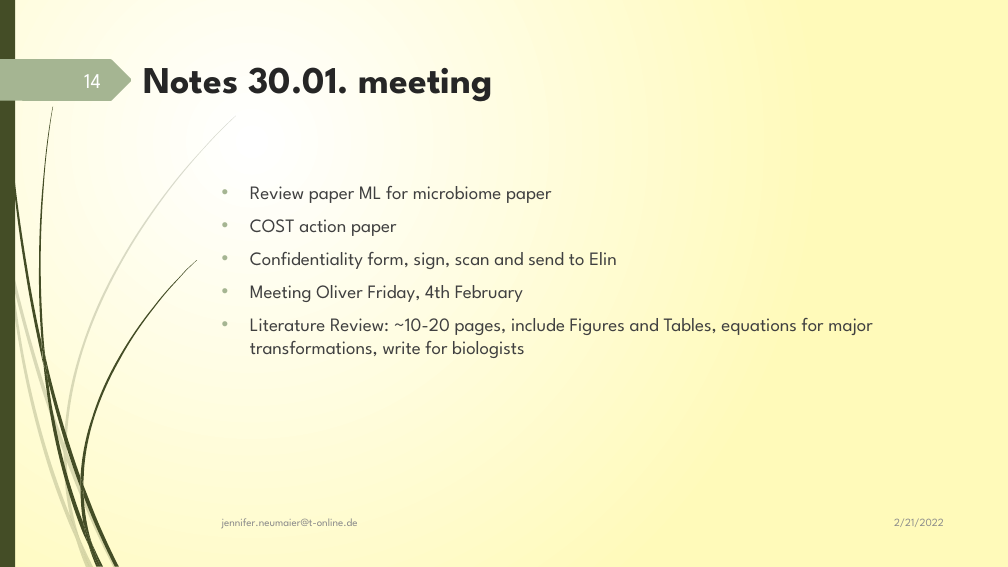
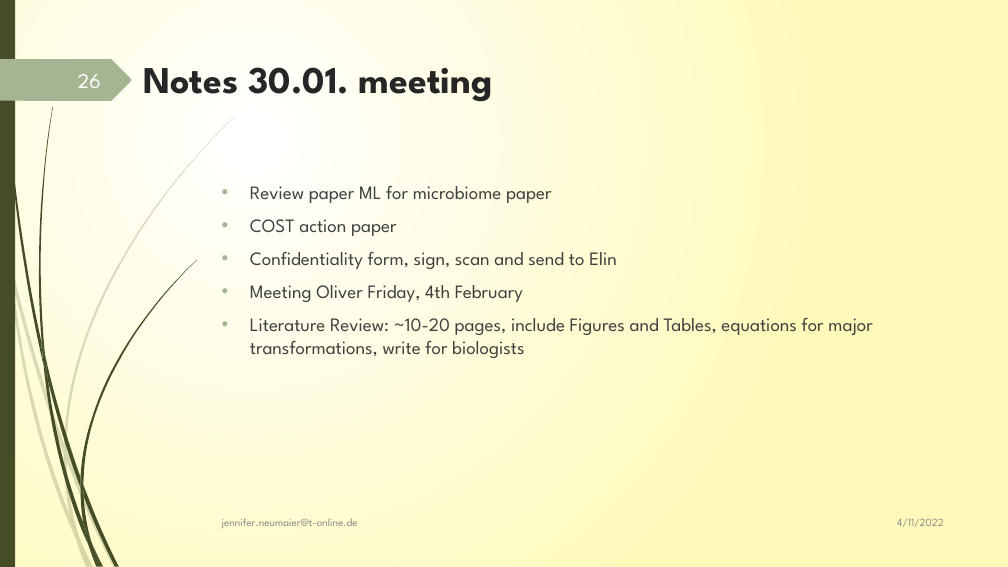
Before and after one commit to JenniferNeumaier/ml_coda, a slide deck: slide 26 of doc/Project_structure_notes.pptx (slide 14 before the commit). Drawn at 1008x567 pixels with LibreOffice and Linux fonts; fonts in the diff are those of the drawing. Boxes give left, top, right and bottom in pixels: in the first picture for what was removed or moved away, otherwise in the second. Text is boxed around its words. In the diff, an @@ line names an element or a change of style, - is before the commit and + after.

```diff
--- a/doc/Project_structure_notes.pptx
+++ b/doc/Project_structure_notes.pptx
@@ page number at (x1=78, y1=74, x2=101, y2=88): text changed @@
-14
+26
@@ text at (x1=897, y1=518, x2=944, y2=527): text changed @@
-2/21/2022
+4/11/2022
```
Also in this commit, not shown: 14 other slides changed, 13 slides added, 6 other files.
